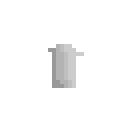
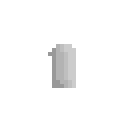
Layers edited between the first and the second 128x128 image:
hid "body_set_blank_side_point_frame1" over [48, 48, 84, 56]
added layer "body_set_blank_side_scratch_frame2" above "body_set_blank_side_scratch_frame1" over [48, 48, 52, 56]
